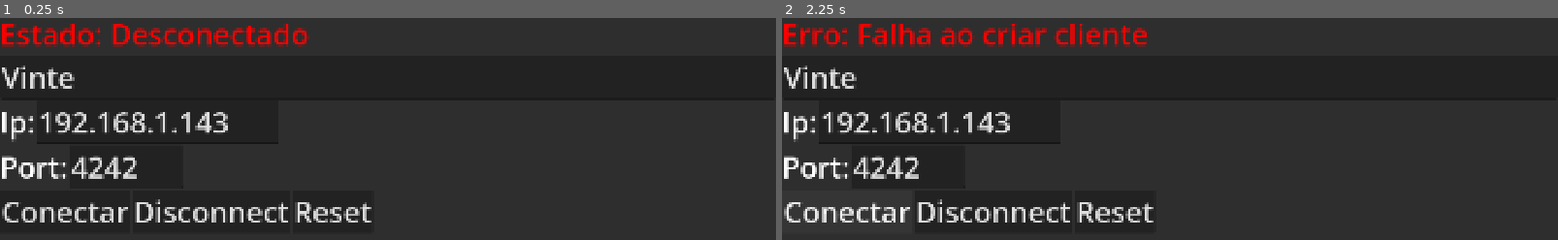
Above: before the commit, frames 1-2 (left to right).
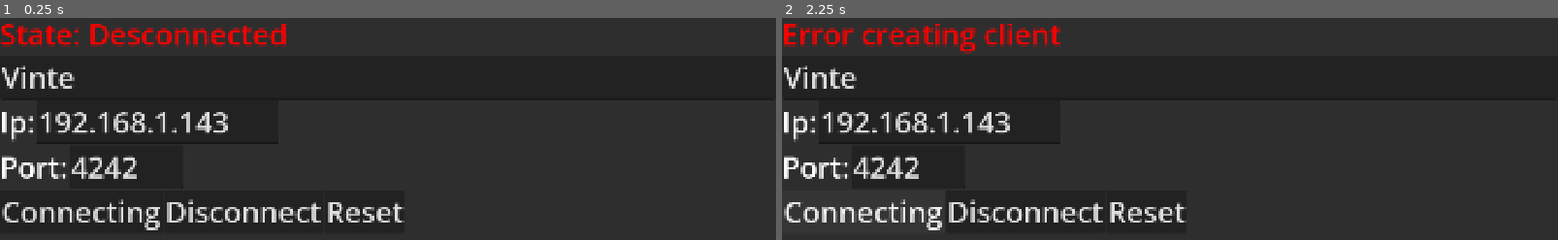
Above: after the commit, the same moments.

Repository: StoriTella/drunkenflyersclient
Game: Godot game, scene res://scenes/client.tscn
Same seed, same stepped clock (60 frames per second), same inputs: the game is played once before the commit and once after it. Sound files missing from this copy of the repository are replaced by a short silence.
Inputs:
- Up to frame 1 (0.25 s): no input
- Up to frame 2 (2.25 s): click "Conectar" (after the commit: "Connecting") at 0.5 s; click "Disconnect" at 1.25 s; click "Conectar" (after the commit: "Connecting") at 2 s

The runs differ from the first frame. In frame 1, 4.6% of the frame differs, in the area x 0-53%, y 2-96%; in frame 2, 4.5%.

Commit message:
update player name

Diff:
--- a/scripts/client/client.gd
+++ b/scripts/client/client.gd
@@ -23,7 +23,7 @@
 		multiplayer.server_disconnected.connect(_on_server_disconnected)
 
 	update_ui_state(false)
-	status_label.text = "Estado: Desconectado"
+	status_label.text = "State: Desconnected"
 	status_label.modulate = Color.RED
 	ip_line_edit.editable = true
 	port_line_edit.editable = true
@@ -36,17 +36,17 @@
 	var port = int(port_line_edit.text.strip_edges())
 
 	if ip.is_empty():
-		status_label.text = "Erro: IP vazio!"
+		status_label.text = "Error empty IP"
 		return
 
 	if port <= 0 or port > 65535:
-		status_label.text = "Erro: Porta inválida (1-65535)"
+		status_label.text = "Invalid port (1-65535)"
 		return
 	connect_to_server(ip, port)
 	Global.set_player_name(name_label.text)
 
 func connect_to_server(ip: String, port: int):
-	status_label.text = "Estado: A conectar..."
+	status_label.text = "State: Connecting..."
 	status_label.modulate = Color.YELLOW
 	connect_button.disabled = true
 	ip_line_edit.editable = false
@@ -59,7 +59,7 @@
 	var error = Global.peer.create_client(ip, port)
 
 	if error != OK:
-		status_label.text = "Erro: Falha ao criar cliente"
+		status_label.text = "Error creating client"
 		status_label.modulate = Color.RED
 		connect_button.disabled = false
 		ip_line_edit.editable = true
@@ -70,7 +70,6 @@
 		return
 
 	Global.multiplayer.multiplayer_peer = Global.peer
-	Global.rpc_id(1, "set_player_name", name_label.text)
 	save_config(ip, port)
 
 func disconnect_from_server():
@@ -85,41 +84,38 @@
 	Global.peer.close()
 	Global.connected = false
 	update_ui_state(false)
-	status_label.text = "Estado: Desconectado"
+	status_label.text = "State: Desconnected"
 	status_label.modulate = Color.RED
 
 func _on_connected():
-	Global.connected = true
+	Global._on_connected()
 	update_ui_state(true)
-	status_label.text = "Estado: Conectado!"
+	status_label.text = "State: Connected!"
 	status_label.modulate = Color.GREEN
-	print("✅ Conectado ao servidor! ID: ", Global.multiplayer.get_unique_id())
-	# Teste com uma nova função
-	Global.rpc("ping")
 	get_tree().change_scene_to_file("res://scenes/game.tscn")
 
 func _on_connection_failed():
 	Global.connected = false
 	update_ui_state(false)
-	status_label.text = "Erro: Falha na conexão"
+	status_label.text = "Error in conection"
 	status_label.modulate = Color.RED
-	print("❌ Falha na conexão")
+	print("Error in conection")
 
 func _on_server_disconnected():
 	Global.connected = false
 	update_ui_state(false)
-	status_label.text = "Estado: Desconectado (servidor)"
+	status_label.text = "State: Desconnected from server"
 	status_label.modulate = Color.RED
-	print("⚠️ Desconectado do servidor")
+	print("Desconnected from server")
 
 func update_ui_state(is_connected: bool):
 	Global.connected = is_connected
 	if is_connected:
-		connect_button.text = "Desconectar"
+		connect_button.text = "Disconnecting"
 		ip_line_edit.editable = false
 		port_line_edit.editable = false
 	else:
-		connect_button.text = "Conectar"
+		connect_button.text = "Connecting"
 		connect_button.disabled = false
 		ip_line_edit.editable = true
 		port_line_edit.editable = true
@@ -136,9 +132,9 @@
 func _on_reset_button_pressed():
 	if Global.connected:
 		Global.rpc("reset_orientation")
-		status_label.text = "Estado: Reset enviado!"
+		status_label.text = "State: reset send!"
 		await get_tree().create_timer(1.0).timeout
-		status_label.text = "Estado: Conectado!"
+		status_label.text = "State: connected!"
 
 func save_config(ip: String, port: int):
 	var config = ConfigFile.new()
--- a/scripts/client/global.gd
+++ b/scripts/client/global.gd
@@ -27,7 +27,6 @@
 		return
 
 	multiplayer.multiplayer_peer = peer
-	rpc_id(1, "set_player_name", player_name)
 	save_config(ip, port)
 
 func disconnect_from_server():
@@ -44,16 +43,18 @@
 
 func _on_connected():
 	connected = true
-	print("✅ Conectado ao servidor! ID: ", multiplayer.get_unique_id())
-	rpc("ping")
+	print("Connected ID: ", multiplayer.get_unique_id())
+	print("player_name: ", player_name)
+	rpc_id(1, "set_player_name", player_name)
+	rpc_id(1, "ping")
 
 func _on_connection_failed():
 	connected = false
-	print("❌ Falha na conexão")
+	print("Error on connection")
 
 func _on_server_disconnected():
 	connected = false
-	print("⚠️ Desconectado do servidor")
+	print("Disconnected from server")
 
 func _physics_process(delta):
 	if not connected:
@@ -92,7 +93,6 @@
 func update_gyro(gyro_data: Vector3):
 	pass
 
-# ✅ Recebe o comando de reset do telemóvel
 @rpc("any_peer", "call_remote", "unreliable")
 func reset_orientation():
 	pass
